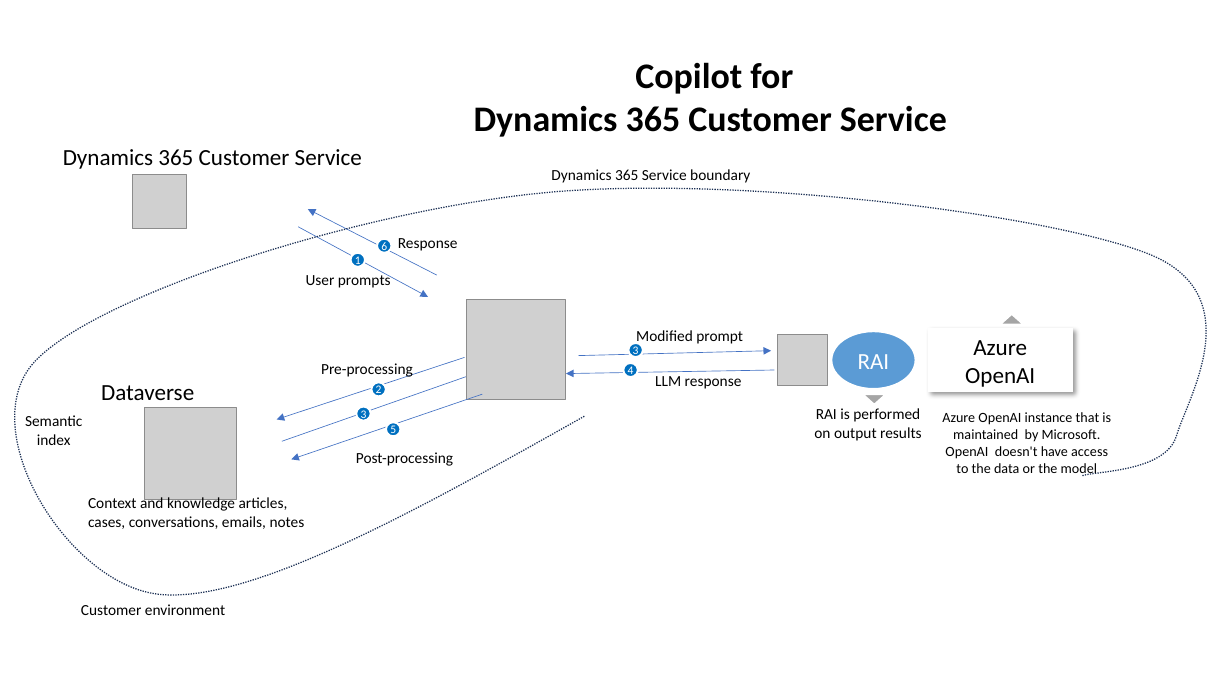
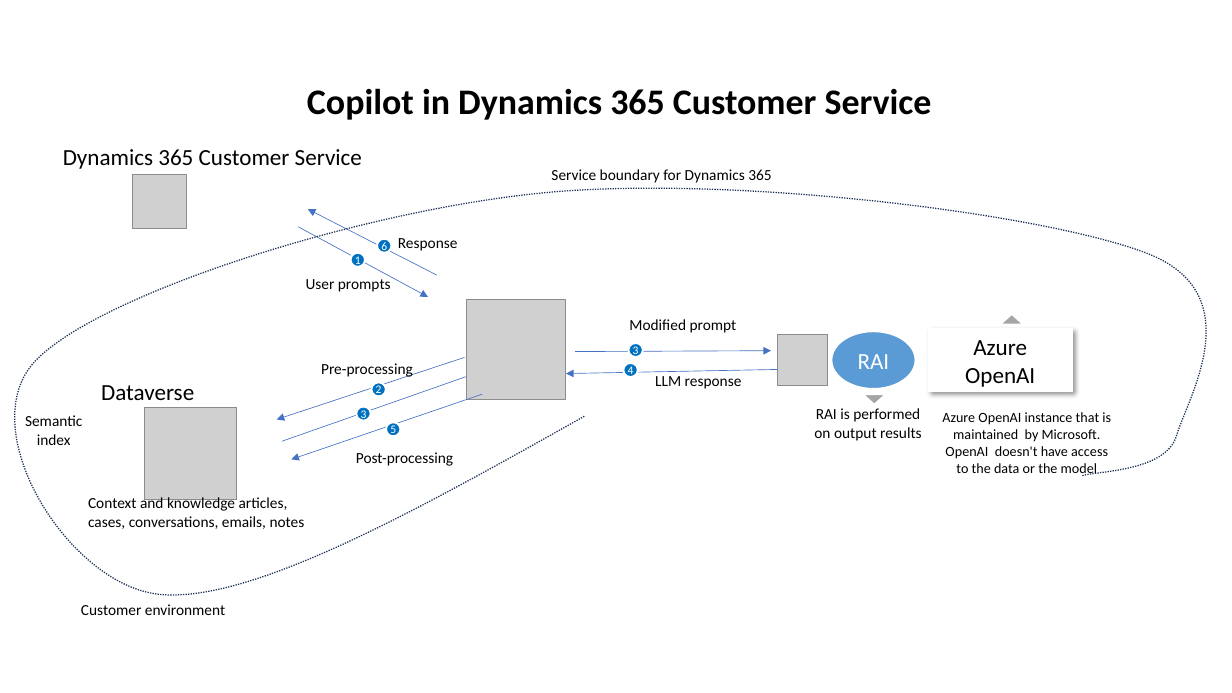
Before and after one commit to MicrosoftDocs/dynamics365-guidance, a slide deck: slide 1 of media-source/dynamics365-customer-service-copilot-architecture.pptx. Drawn at 1232x693 pixels with LibreOffice and Linux fonts; fonts in the diff are those of the drawing; grey boxes stand for pictures; background and template pictures are left out. Boxes give left, top, right and bottom in pixels: in the first picture for what was removed or moved away, otherwise in the second. Text is boxed around its words. In the diff, an @@ line names an element or a change of style, - is before the commit and + after.

```diff
--- a/media-source/dynamics365-customer-service-copilot-architecture.pptx
+++ b/media-source/dynamics365-customer-service-copilot-architecture.pptx
@@ text at <box>307,88,932,120</box>: text changed @@
-Copilot for
-Dynamics 365 Customer Service
+Copilot in Dynamics 365 Customer Service
@@ text at <box>551,169,771,183</box>: text changed @@
-Dynamics 365 Service boundary
+Service boundary for Dynamics 365
@@ text "User prompts": place and size @@
-text "User prompts" at <box>306,272,391,288</box>
+text "User prompts" at <box>306,276,391,292</box>
@@ text "Modified prompt": place and size @@
-text "Modified prompt" at <box>636,330,743,346</box>
+text "Modified prompt" at <box>629,319,737,333</box>
@@ arrow moved from (579, 356) - (772, 351) to (576, 351) - (772, 351) @@
@@ arrow moved from (775, 370) - (567, 373) to (781, 370) - (567, 373) @@
```
Also in this commit, not shown: 5 other files.
